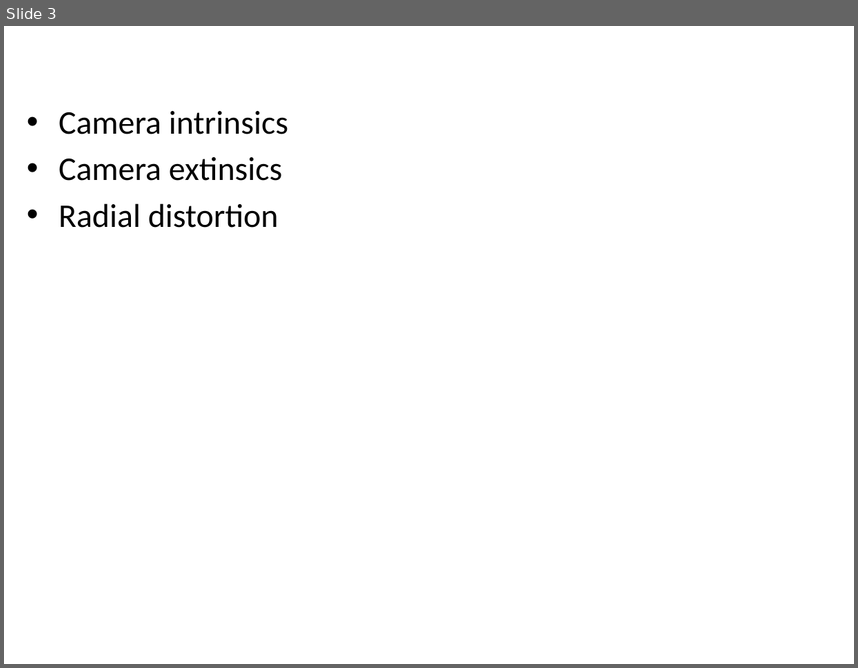
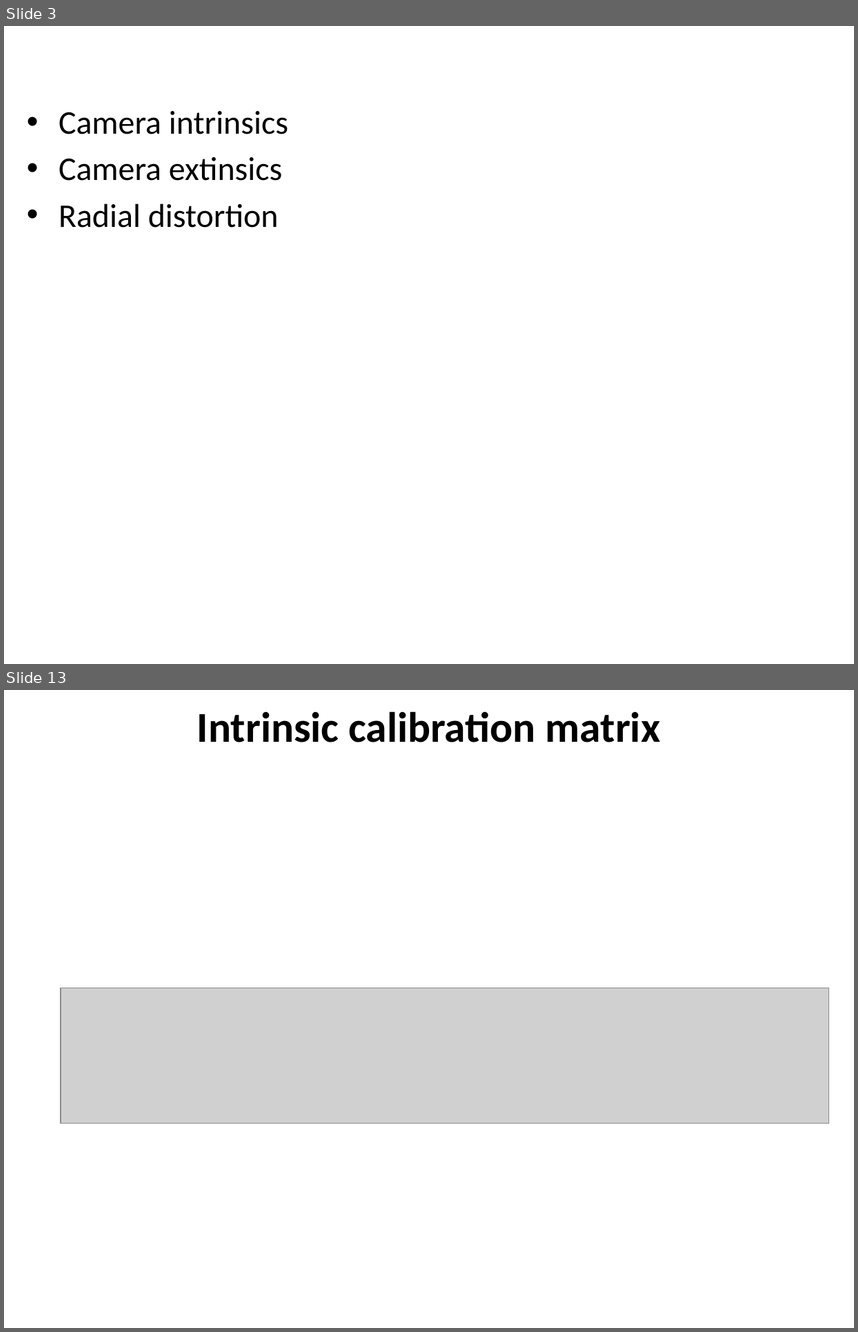
Before and after one commit to YoniChechik/AI_is_Math, a slide deck: c_07_camera_calibration/camera calibration.pptx. Shown one above the other, each under a label of ours: slide 3 before the commit, slides 3 and 13 after it; the slides between them are not shown. The pictures are 858x668 and 858x1332 pixels, drawn with LibreOffice and Linux fonts; fonts in the diff are those of the drawing; grey boxes stand for pictures. Boxes give left, top, right and bottom in pixels: in the first picture for what was removed or moved away, otherwise in the second. Text is boxed around its words. In the diff, an @@ line names an element or a change of style, - is before the commit and + after.

```diff
--- a/c_07_camera_calibration/camera calibration.pptx
+++ b/c_07_camera_calibration/camera calibration.pptx
@@ slide 13 added at [4, 690, 854, 1328], background #FFFFFF @@
@@ title added at [197, 711, 660, 742], 36 pt, text #000000, bold @@
+Intrinsic calibration matrix
@@ picture added at [61, 987, 829, 1123] @@
```
Also in this commit, not shown: 1 slide changed, 12 other slides added, 9 other files.
